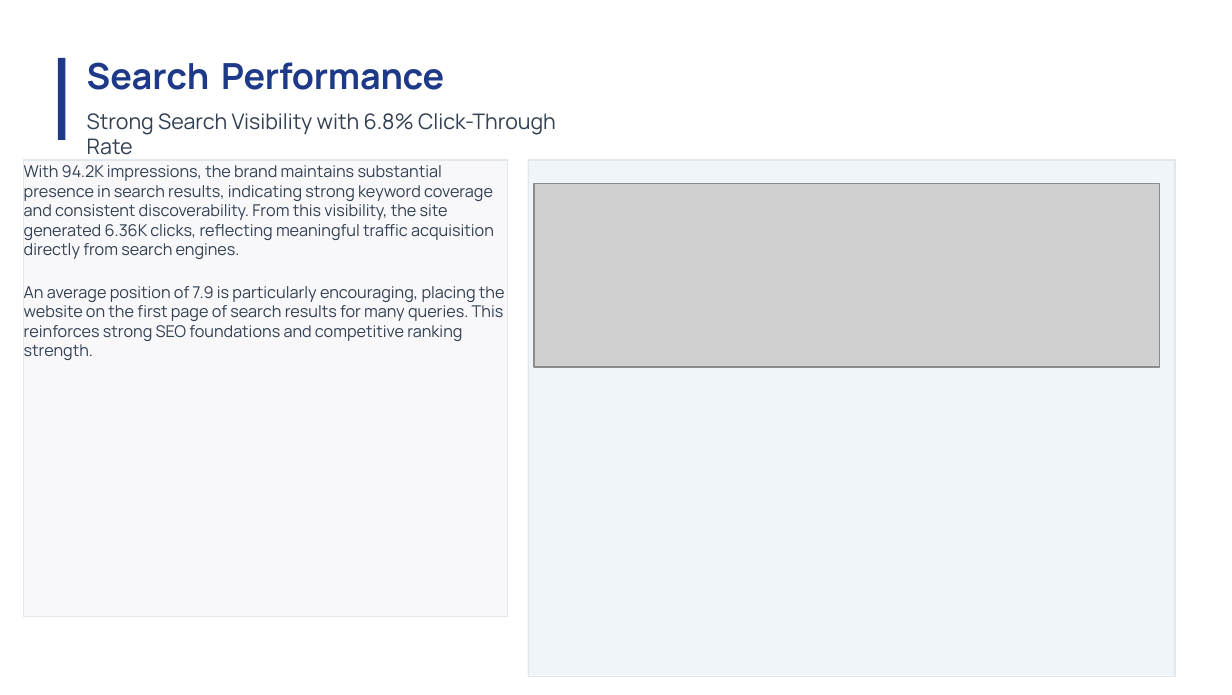
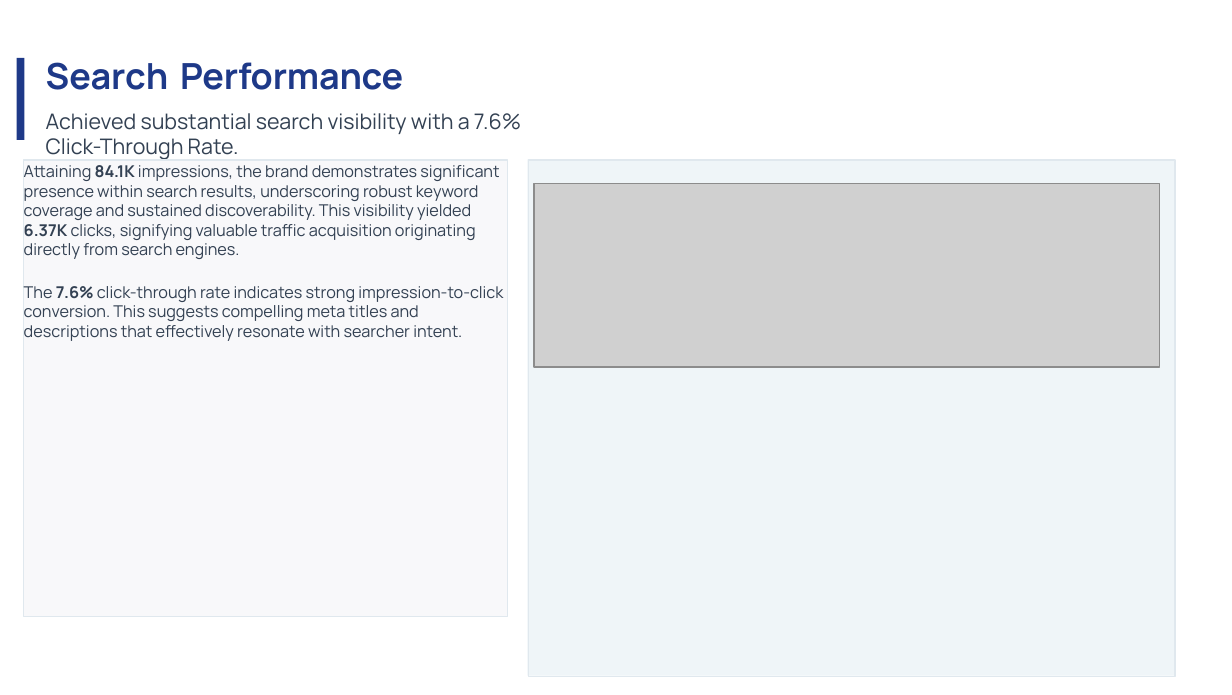
Before and after one commit to Rakinzi/reports, a slide deck: slide 8 of src/reports/report-templates/june-2026/bancabc-29-June-2026.pptx. Drawn at 1232x695 pixels with LibreOffice and Linux fonts; fonts in the diff are those of the drawing; grey boxes stand for pictures. Boxes give left, top, right and bottom in pixels: in the first picture for what was removed or moved away, otherwise in the second. Text is boxed around its words. In the diff, an @@ line names an element or a change of style, - is before the commit and + after.

Commit message:
Support redoing reports and robust GA4 date handling
Add a frontend 'Redo' action to regenerate a report with the same dates and show progress. Make GA4 snapshot navigation more robust by continuing when the summary card is absent and adding _ga4_dated_snapshot_url to force explicit date ranges when GA4 rewrites presets. Improve template picture mappings (bancabc) and avoid removing template-specific Picture 11. Capture only the Security Report Summary card for security header screenshots. Add a helper script to ensure templates end with Uptime and Recommendations, update PPTX templates, and add tests for the GA4 dated-URL behavior. Also include Playwright output artifacts.

```diff
--- a/src/reports/report-templates/june-2026/bancabc-29-June-2026.pptx
+++ b/src/reports/report-templates/june-2026/bancabc-29-June-2026.pptx
@@ freeform shape: place and size @@
-freeform shape at <box>58,58,65,140</box>
+freeform shape at <box>17,58,25,140</box>
@@ title "Search Performance": place and size @@
-title "Search Performance" at <box>87,62,444,90</box>
+title "Search Performance" at <box>46,62,403,90</box>
@@ text at <box>46,113,521,159</box>: text changed @@
-Strong Search Visibility with 6.8% Click-Through Rate
+Achieved substantial search visibility with a 7.6% Click-Through Rate.
@@ text in rectangle at <box>24,165,503,341</box>: text changed @@
-With 94.2K impressions, the brand maintains substantial presence in search results, indicating strong keyword coverage and consistent discoverability. From this visibility, the site generated 6.36K clicks, reflecting meaningful traffic acquisition directly from search engines.
-An average position of 7.9 is particularly encouraging, placing the website on the first page of search results for many queries. This reinforces strong SEO foundations and competitive ranking strength.
+Attaining 84.1K impressions, the brand demonstrates significant presence within search results, underscoring robust keyword coverage and sustained discoverability. This visibility yielded 6.37K clicks, signifying valuable traffic acquisition originating directly from search engines.
+The 7.6% click-through rate indicates strong impression-to-click conversion. This suggests compelling meta titles and descriptions that effectively resonate with searcher intent.
```
Also in this commit, not shown: 9 other slides changed, 4 slides added, 1 slide removed, 20 other files.
